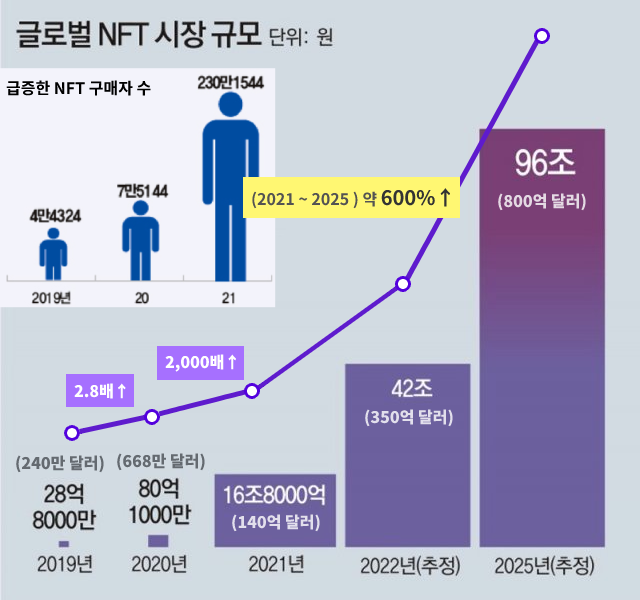
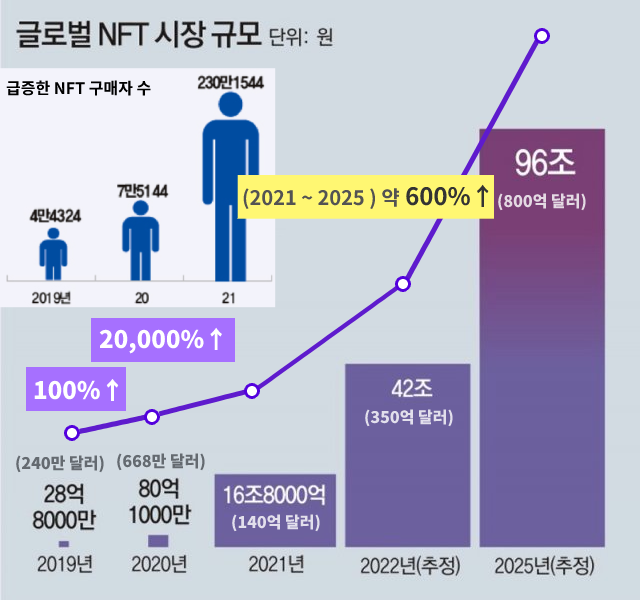
Layered file, before and after one edit (640x600). Changes by layer:
painted on "(2021 ~ 2025 ) 약 600%↑" over [243, 184, 489, 209]
renamed "2,000배↑" to "20,000%↑", painted on it over [99, 327, 236, 372]
renamed "2.8배↑" to "100%↑", painted on it over [34, 379, 126, 401]
